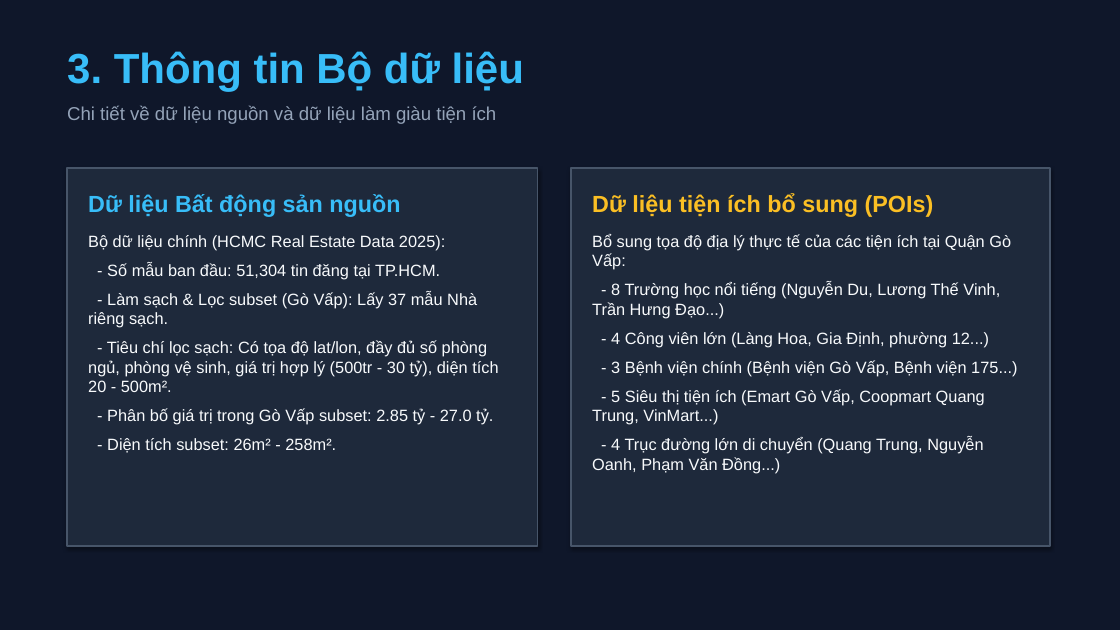
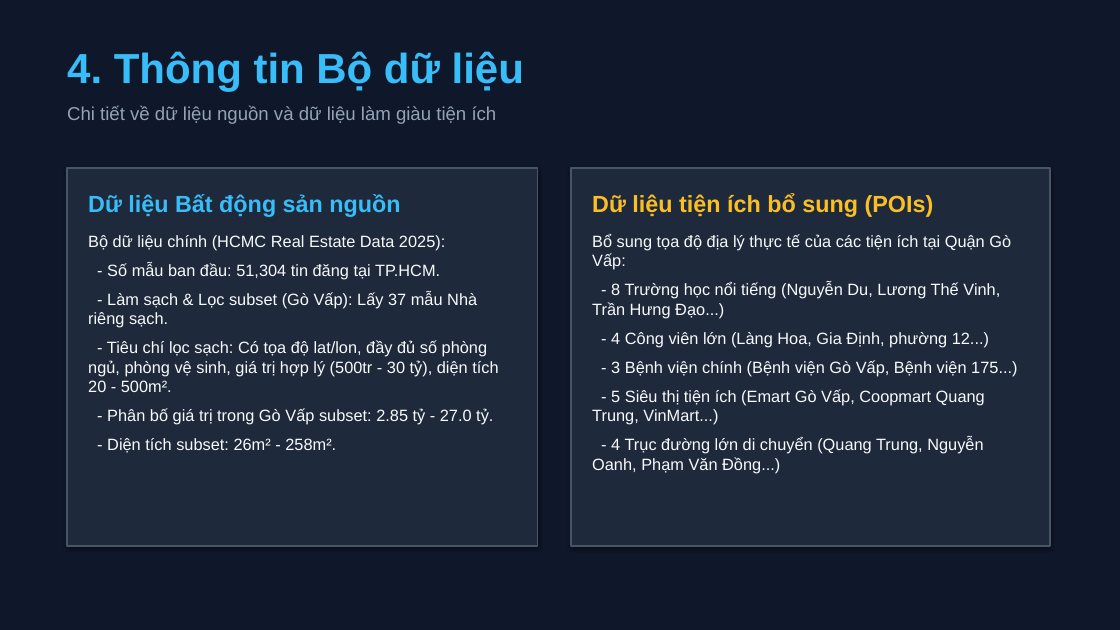
Before and after one commit to minhtien0498/IT2041_G8_DecisionMaking, a slide deck: slide 5 of outputs/midterm_presentation.pptx (slide 4 before the commit). Drawn at 1120x630 pixels with LibreOffice and Linux fonts; fonts in the diff are those of the drawing. Boxes give left, top, right and bottom in pixels: in the first picture for what was removed or moved away, otherwise in the second. Text is boxed around its words. In the diff, an @@ line names an element or a change of style, - is before the commit and + after.

Commit message:
feat: add Slide 4 for Solution 5.2 (LLM & Real-time API) in midterm presentation

```diff
--- a/outputs/midterm_presentation.pptx
+++ b/outputs/midterm_presentation.pptx
@@ text at [67,51,524,92]: text changed @@
-3. Thông tin Bộ dữ liệu
+4. Thông tin Bộ dữ liệu
```
Also in this commit, not shown: 3 other slides changed, 1 slide added, 1 other file.
